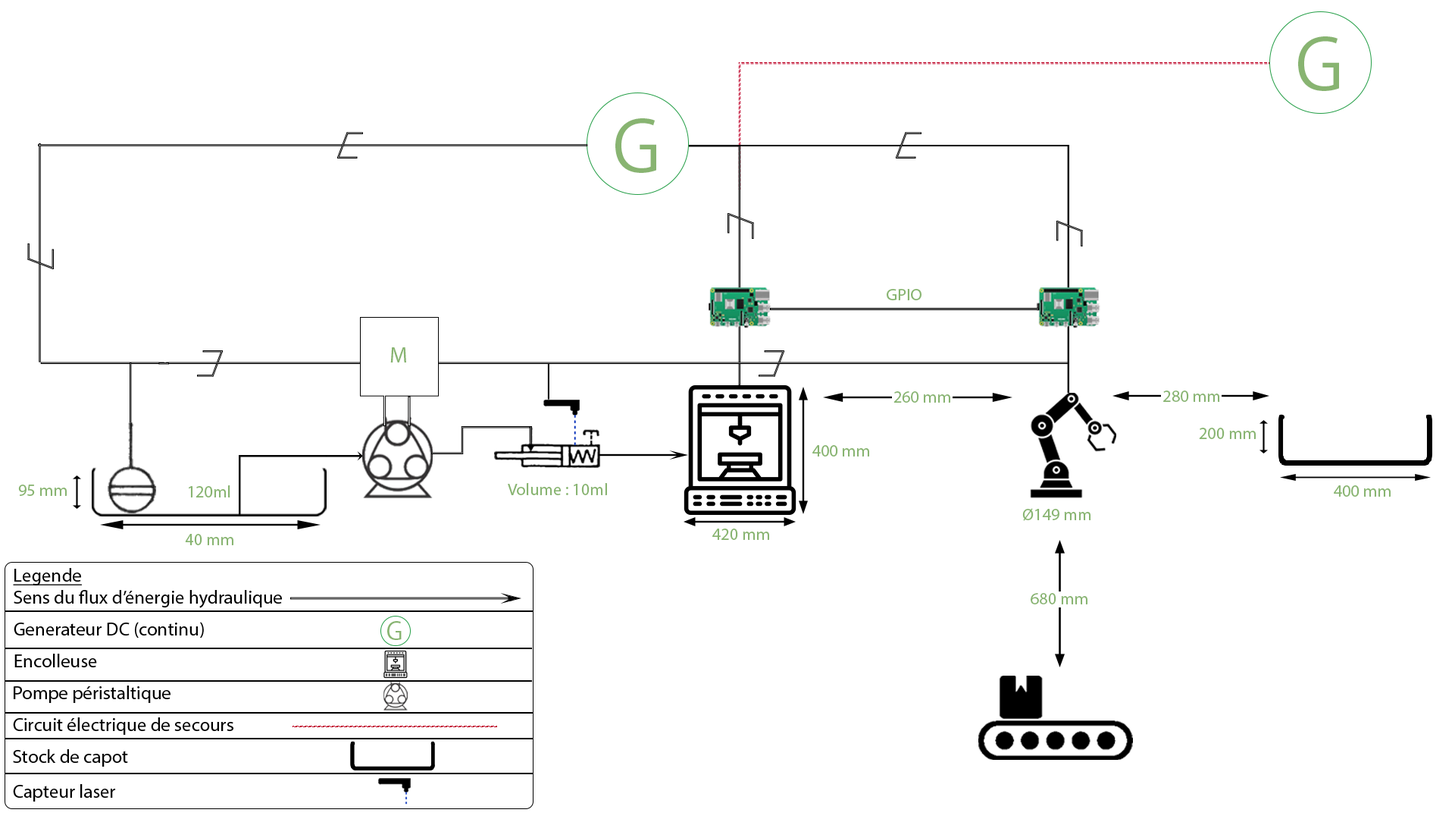
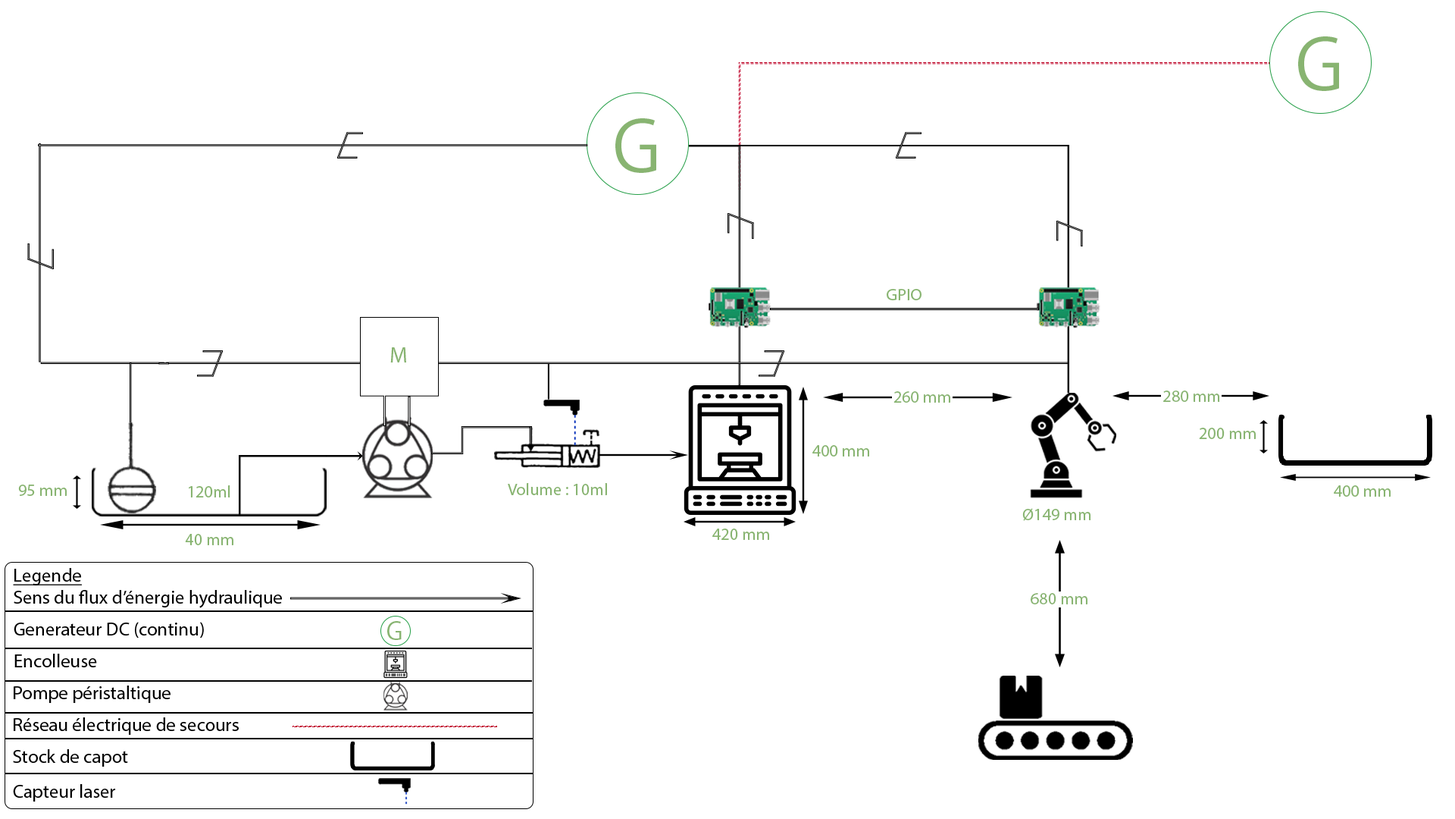
Layers edited between the first and the second w=1455, h=819 image:
painted on "Forme 12" over box(462, 426, 464, 454)
painted on "Forme 15" over box(821, 62, 1228, 65)
renamed "Circuit électrique de secours" to "Réseau électrique de secours", painted on it over box(12, 717, 239, 735)
